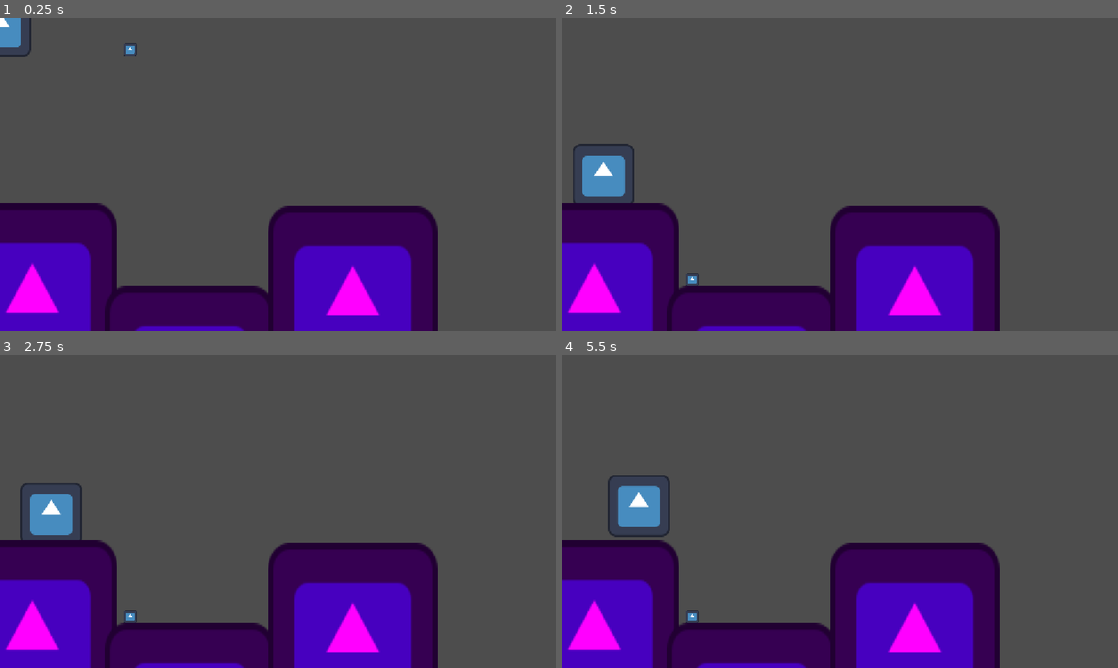
Above: before the commit, frames 1-4 (two rows, left to right).
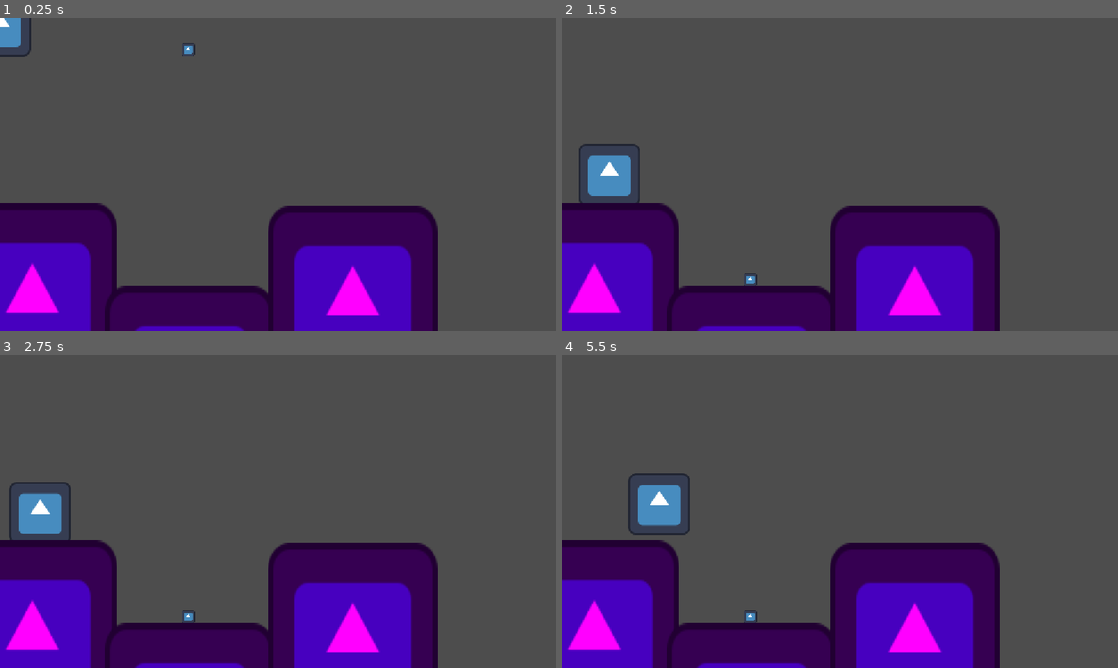
Above: after the commit, the same moments.

Repository: binarie0/swimming-extension
Game: Godot game, scene res://scenes/test_mechanic.tscn
The game is run twice, just before and just after one commit, with the same random seed, the same clock (stepped at 60 frames per second) and the same inputs. The engine's default icon, where the game draws it, is replaced by a stand-in: a white triangle on a blue panel in a dark square.
Inputs:
- Up to frame 1 (0.25 s): no input
- Up to frame 2 (1.5 s): hold D (right) from 0.53 s (still down); tap Shift (sprint) at 0.6 s; tap Space (jump) at 0.77, 0.8, 1.07, 1.35 s
- Up to frame 3 (2.75 s): tap Space (jump) at 1.52, 1.82, 2.3 s; tap Shift (sprint) at 1.55, 2.1 s; release D (right) at 2.03 s; hold A (left) from 2.03 s (still down)
- Up to frame 4 (5.5 s): release A (left) at 2.78 s; hold D (right) 2.78-4.28 s; tap Shift (sprint) at 2.85, 4.35, 5.1 s; tap Space (jump) at 3.02, 3.32, 3.6, 3.77, 4.07, 4.52, 4.82, 5.3 s; hold A (left) 4.28-5.03 s; hold D (right) from 5.03 s (still down)

The runs differ from the first frame. In frame 1, 0.1% of the frame differs, in the area x 0-36%, y 0-13%; in frame 2, 0.7%; in frame 3, 1.1%; in frame 4, 1.6%, in the area x 8-36%, y 37-86%.

Commit message:
we have swimming!

Diff:
--- a/project.godot
+++ b/project.godot
@@ -57,6 +57,11 @@
 ]
 }
 
+[layer_names]
+
+2d_physics/layer_1="Everything"
+2d_physics/layer_32="NOT AFFECTED BY WATER"
+
 [physics]
 
 3d/physics_engine="Jolt Physics"
--- a/scenes/player_controller.tscn
+++ b/scenes/player_controller.tscn
@@ -3,8 +3,9 @@
 [ext_resource type="Script" uid="uid://d4no1p8igu6rk" path="res://scripts/swimming_platformer_controller.gd" id="1_6agyq"]
 [ext_resource type="Texture2D" uid="uid://c4xqdbllcd2x4" path="res://icon.svg" id="2_8xumb"]
 
-[sub_resource type="RectangleShape2D" id="RectangleShape2D_lddcg"]
-size = Vector2(124, 126)
+[sub_resource type="CapsuleShape2D" id="CapsuleShape2D_2qq7n"]
+radius = 45.0
+height = 136.0
 
 [node name="PlatformerController" type="CharacterBody2D" unique_id=1354725015]
 script = ExtResource("1_6agyq")
@@ -20,4 +21,4 @@
 
 [node name="CollisionShape2D" type="CollisionShape2D" parent="." unique_id=1370725322]
 position = Vector2(1, -1)
-shape = SubResource("RectangleShape2D_lddcg")
+shape = SubResource("CapsuleShape2D_2qq7n")
--- a/scenes/test_mechanic.tscn
+++ b/scenes/test_mechanic.tscn
@@ -10,13 +10,26 @@
 [sub_resource type="CircleShape2D" id="CircleShape2D_lddcg"]
 radius = 250.0
 
+[sub_resource type="PhysicsMaterial" id="PhysicsMaterial_p7v4i"]
+rough = true
+absorbent = true
+
 [sub_resource type="CircleShape2D" id="CircleShape2D_kbql3"]
 radius = 14.25995
 
 [node name="Node2D" type="Node2D" unique_id=1139568898]
 
 [node name="PlatformerController" parent="." unique_id=1006534717 instance=ExtResource("1_syoih")]
-swim_speed = 1500.0
+platform_floor_layers = 4294967293
+safe_margin = 0.5
+default_water_gravity = Vector2(0, 3)
+swim_speed = 40.0
+ENABLE_WALL_JUMPING = true
+FRICTION = 30.0
+AIR_RESISTENCE = 5.0
+GRAVITY = 8.0
+JUMP_CANCEL_FORCE = 20.0
+WALL_SLIDE_SPEED = 15.0
 
 [node name="StaticBody2D" type="StaticBody2D" parent="." unique_id=283857554]
 
@@ -57,8 +70,12 @@
 
 [node name="WaterBody2D" type="Area2D" parent="." unique_id=40260295]
 position = Vector2(904, 376)
+collision_layer = 3
+priority = 3
+angular_damp_space_override = 3
+angular_damp = 63.686
 script = ExtResource("3_p7v4i")
-current_force = Vector2(0, -2500)
+current_force = Vector2(4, -40)
 friction = 0.7
 metadata/_custom_type_script = "uid://3hmdu4qroi1l"
 
@@ -67,7 +84,11 @@
 shape = SubResource("CircleShape2D_lddcg")
 
 [node name="RigidBody2D" type="RigidBody2D" parent="." unique_id=467693078]
-position = Vector2(269.77362, 36.977905)
+position = Vector2(389.77362, 36.977905)
+collision_layer = 2
+mass = 8.0
+physics_material_override = SubResource("PhysicsMaterial_p7v4i")
+continuous_cd = 2
 
 [node name="CollisionShape2D" type="CollisionShape2D" parent="RigidBody2D" unique_id=711286269]
 shape = SubResource("CircleShape2D_kbql3")
--- a/scripts/platformer_controller.gd
+++ b/scripts/platformer_controller.gd
@@ -87,24 +87,27 @@
 ## The player can wall jump when [param can_wall_jump] is true
 @onready var can_wall_jump: bool = ENABLE_WALL_JUMPING
 
-
-func _physics_process(delta: float) -> void:
+func check_collisions():
+	pass;
+
+func _physics_process(_delta: float) -> void:
 	var inputs: Dictionary = get_inputs()
-	physics_tick(delta, inputs)
-	move_and_slide()
+	physics_tick(inputs)
+	if (move_and_slide()):
+		check_collisions()
 
 
 ## Overrideable physics process used by the controller that calls whatever functions should be called
 ## and any logic that needs to be done on the [param _physics_process] tick
-func physics_tick(delta: float, inputs: Dictionary) -> void:
-	handle_jump(delta, inputs.input_direction, inputs.jump_strength, inputs.jump_pressed, inputs.jump_released)
+func physics_tick(inputs: Dictionary) -> void:
+	handle_jump(inputs.input_direction, inputs.jump_strength, inputs.jump_pressed, inputs.jump_released)
 	handle_sprint(inputs.sprint_strength)
-	handle_velocity(delta, inputs.input_direction)
+	handle_velocity(inputs.input_direction)
 
 	manage_animations()
 	manage_state()
 	# We have to handle the gravity after the state
-	handle_gravity(delta)
+	handle_gravity()
 
 
 
@@ -167,8 +170,8 @@
 ## Takes the delta and applies gravity to the player depending on their state.  This has
 ## to be handled after the state and animations in the default behaviour to make sure the
 ## animations are handled correctly.
-func handle_gravity(delta: float) -> void:
-	velocity.y += GRAVITY * delta
+func handle_gravity() -> void:
+	velocity.y += GRAVITY
 
 	if can_wall_jump and state == WALL_SLIDE and not jumping:
 		velocity.y = clampf(velocity.y, 0.0, WALL_SLIDE_SPEED)
@@ -178,23 +181,23 @@
 
 
 ## Takes delta and the current input direction and either applies the movement or applies friction
-func handle_velocity(delta: float, input_direction: Vector2 = Vector2.ZERO) -> void:
+func handle_velocity(input_direction: Vector2 = Vector2.ZERO) -> void:
 	if input_direction.x != 0:
-		apply_velocity(delta, input_direction)
-	else:
-		apply_friction(delta)
+		apply_velocity(input_direction)
+	else:
+		apply_friction()
 
 
 ## Applies velocity in the current input direction using the [param ACCELERATION], [param MAX_SPEED], and [param SPRINT_MULTIPLIER]
-func apply_velocity(delta: float, move_direction: Vector2) -> void:
+func apply_velocity(move_direction: Vector2) -> void:
 	var sprint_strength: float = SPRINT_MULTIPLIER if sprinting else 1.0
-	velocity.x += move_direction.x * ACCELERATION * delta * (sprint_strength if is_on_floor() else 1.0)
+	velocity.x += move_direction.x * ACCELERATION * (sprint_strength if is_on_floor() else 1.0)
 	velocity.x = clamp(velocity.x, -MAX_SPEED * abs(move_direction.x) * sprint_strength, MAX_SPEED * abs(move_direction.x) * sprint_strength)
 
 
 ## Applies friction to the horizontal axis when not moving using the [param FRICTION] and [param AIR_RESISTENCE] values
-func apply_friction(delta: float) -> void:
-	var fric: float = FRICTION * delta * sign(velocity.x) * -1 if is_on_floor() else AIR_RESISTENCE * delta * sign(velocity.x) * -1
+func apply_friction() -> void:
+	var fric: float = FRICTION  * sign(velocity.x) * -1 if is_on_floor() else AIR_RESISTENCE  * sign(velocity.x) * -1
 	if abs(velocity.x) <= abs(fric):
 		velocity.x = 0
 	else:
@@ -211,13 +214,13 @@
 
 # ------------------ Jumping Logic ---------------------------------
 ## Takes delta and the jump action status and strength and handles the jumping logic
-func handle_jump(delta: float, move_direction: Vector2, jump_strength: float = 0.0, jump_pressed: bool = false, _jump_released: bool = false) -> void:
+func handle_jump(move_direction: Vector2, jump_strength: float = 0.0, jump_pressed: bool = false, _jump_released: bool = false) -> void:
 	if (jump_pressed or should_jump) and can_jump:
 		apply_jump(move_direction)
 	elif jump_pressed:
 		buffer_jump()
 	elif jump_strength == 0 and velocity.y < 0:
-		cancel_jump(delta)
+		cancel_jump()
 	elif can_wall_jump and not is_on_floor() and is_on_wall_only():
 		can_jump = true
 		wall_jump = true
@@ -246,9 +249,9 @@
 
 
 ## If jump is released before reaching the top of the jump, the jump is cancelled using the [param JUMP_CANCEL_FORCE] and delta
-func cancel_jump(delta: float) -> void:
+func cancel_jump() -> void:
 	jumping = false
-	velocity.y -= JUMP_CANCEL_FORCE * sign(velocity.y) * delta
+	velocity.y -= JUMP_CANCEL_FORCE * sign(velocity.y)
 
 
 ## If jump is pressed before hitting the ground, it's buffered using the [param JUMP_BUFFER_TIMER] value and the jump is applied
--- a/scripts/swimming_platformer_controller.gd
+++ b/scripts/swimming_platformer_controller.gd
@@ -7,26 +7,52 @@
 @export var swim_speed:float = 0;
 var in_water: bool;
 
+var _gravity_store = 0;
+var _can_wall_jump_store = false;
+var swim_force: Vector2;
+
 func manage_state() -> void:
 
 	if (in_water):
 		#modulate = Color.GREEN;
 		state = SWIM;
 		#can_jump = false;
-		should_jump = false;
+		can_jump = false;
+		#_gravity_store = GRAVITY;
+		GRAVITY = 0;
+		can_wall_jump = false;
+		#floor_max_angle = PI * 0.25;
 	else:
+		GRAVITY = _gravity_store;
+		#floor_max_angle = _max_angle_store;
+		can_wall_jump = _can_wall_jump_store;
 		#modulate = Color.WHITE;
 		super.manage_state();
 
+func _ready() -> void:
+	_gravity_store = GRAVITY;
+	_can_wall_jump_store = can_wall_jump;
+
+
+func check_collisions():
+	if (state != SWIM):
+		return;
+
+	var l := velocity.length();
+	if (l > MAX_SPEED):
+		velocity = velocity.normalized() * MAX_SPEED;
+
+
 func manage_animations() -> void:
-	if (in_water && state == SWIM):
+	if (state == SWIM):
 		ANIMATION_PLAYER.play("Swim");
 	super.manage_animations();
 
-func physics_tick(delta: float, inputs: Dictionary) -> void:
-	handle_swimming(delta, inputs);
-	super.physics_tick(delta, inputs);
+func physics_tick(inputs: Dictionary) -> void:
+	handle_swimming(inputs);
+	super.physics_tick(inputs);
 
-func handle_swimming(delta: float, inputs: Dictionary):
+func handle_swimming(inputs: Dictionary):
 	if (state == SWIM):
-		velocity += (inputs.input_direction * swim_speed + default_water_gravity) * delta;
+		swim_force = (inputs.input_direction * swim_speed + default_water_gravity)
+		velocity += swim_force;
--- a/scripts/water_body_2d.gd
+++ b/scripts/water_body_2d.gd
@@ -1,5 +1,8 @@
 extends Area2D
 class_name WaterBody2D;
+
+const WATER_MASK = ~(1 << 32);
+
 
 @export var current_force: Vector2;
 @export var friction: float;
@@ -8,14 +11,16 @@
 
 # Called when the node enters the scene tree for the first time.
 func _ready() -> void:
+	collision_layer = WATER_MASK;
+	collision_mask = WATER_MASK;
 	body_entered.connect(_body_entered);
 	body_exited.connect(_body_exited);
 	pass # Replace with function body.
 
-func _physics_process(delta: float) -> void:
+func _physics_process(_delta: float) -> void:
 	for body: PhysicsBody2D in bodies:
 		if body is CharacterBody2D:
-			body.velocity += current_force  * delta * (1. - friction);
+			body.velocity += current_force * (1. - friction);
 			pass;
 		if (body is RigidBody2D):
 			body.apply_force(current_force  * (1. - friction));
@@ -27,6 +32,8 @@
 		if (body is SwimmingController):
 			body.in_water = true;
 		bodies.push_back(body);
+		print(body);
+
 
 func _body_exited(body: Node2D):
 	if (body is RigidBody2D || body is CharacterBody2D):
Not shown, changed: .gitignore
